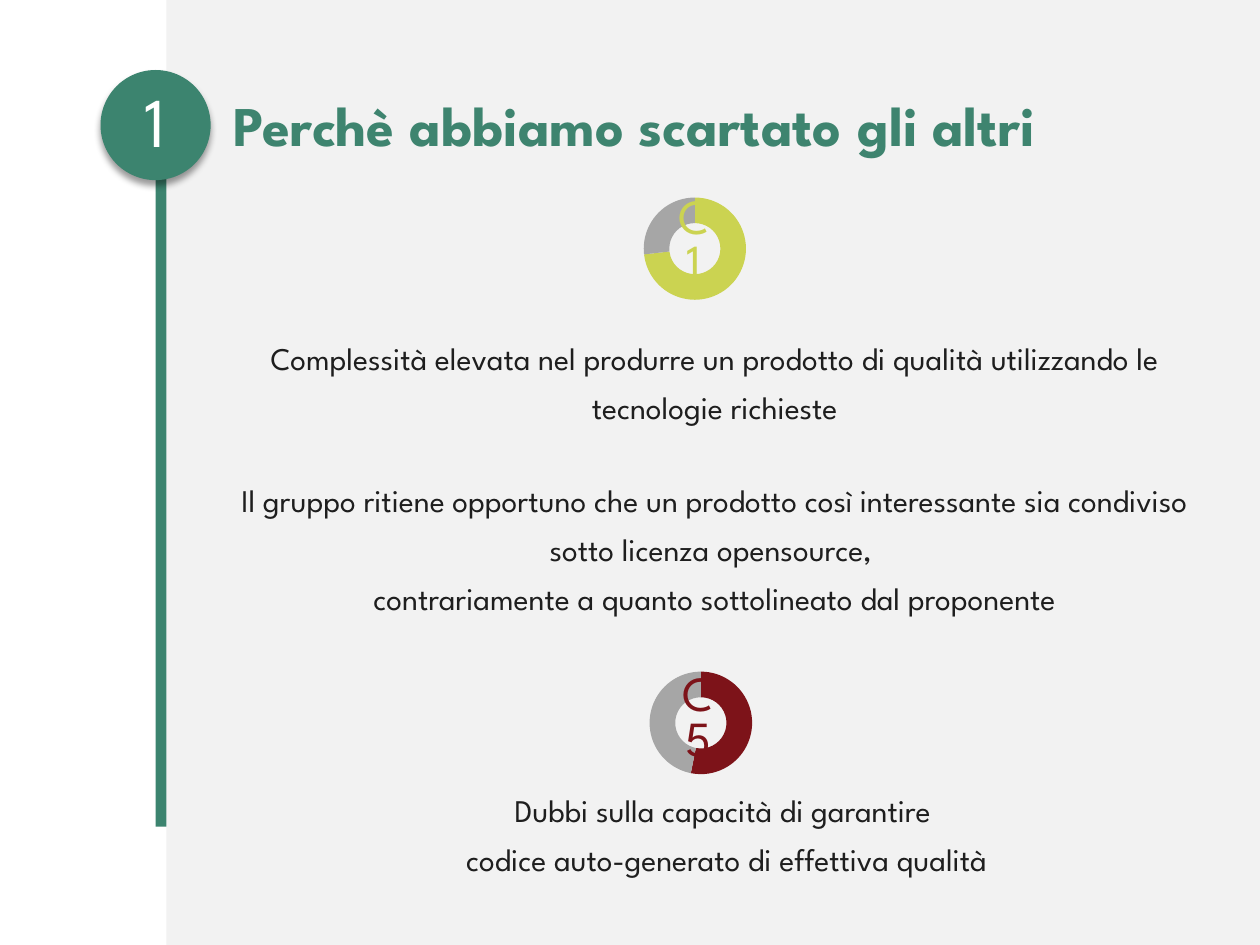
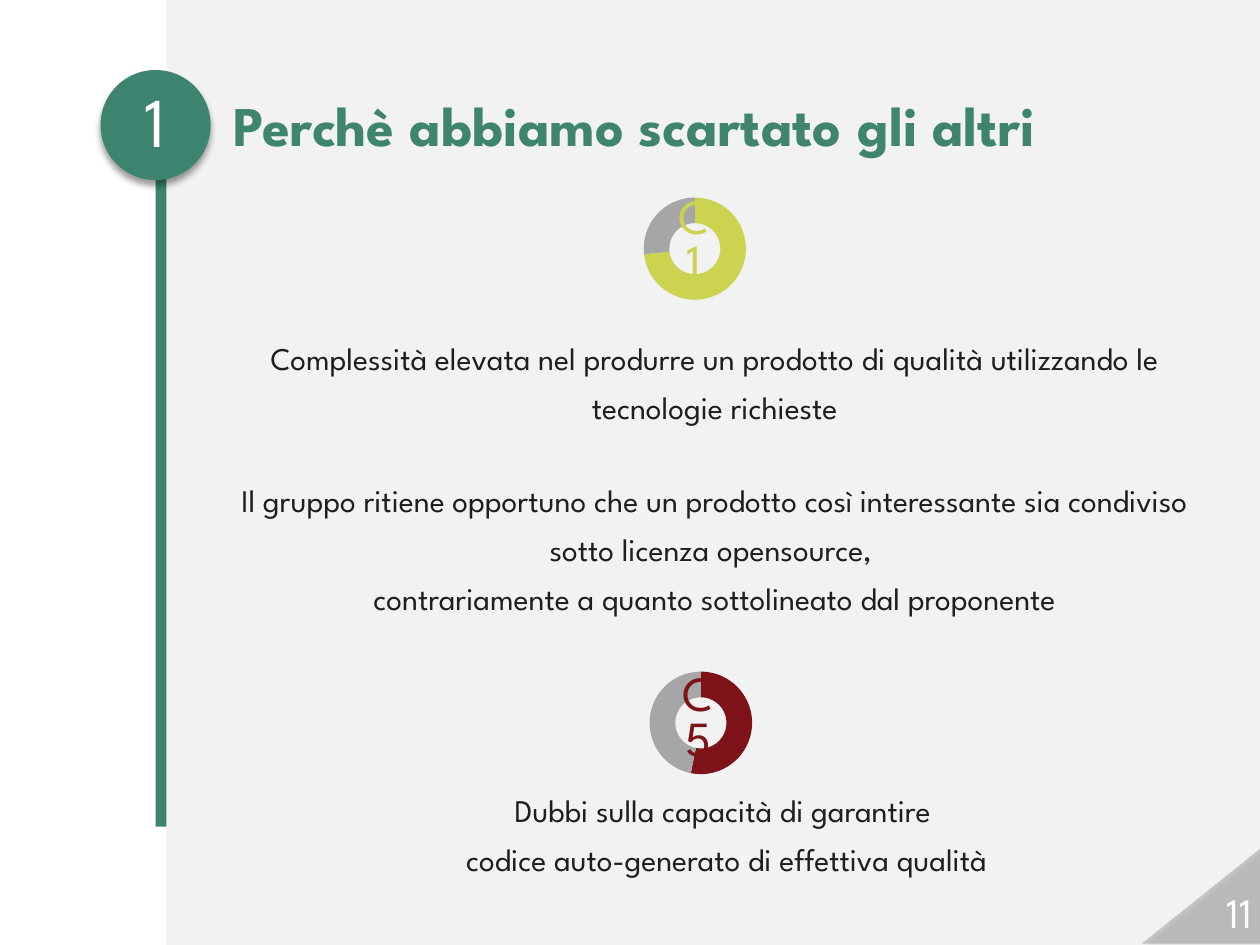
Before and after one commit to Italiaracerx/progettoSWE, a slide deck: slide 11 of Presentazione/Presentazione 26-01-2018.pptx. Drawn at 1260x945 pixels with LibreOffice and Linux fonts; fonts in the diff are those of the drawing; background and template pictures are left out. Boxes give left, top, right and bottom in pixels: in the first picture for what was removed or moved away, otherwise in the second. Text is boxed around its words. In the diff, an @@ line names an element or a change of style, - is before the commit and + after.

```diff
--- a/Presentazione/Presentazione 26-01-2018.pptx
+++ b/Presentazione/Presentazione 26-01-2018.pptx
@@ triangle added at (1142,847,1260,944), fill #000000 at 18% opacity @@
@@ page number added at (1227,900,1252,928), 24 pt, text #FFFFFF @@
+11
```
Also in this commit, not shown: 25 other slides changed.
